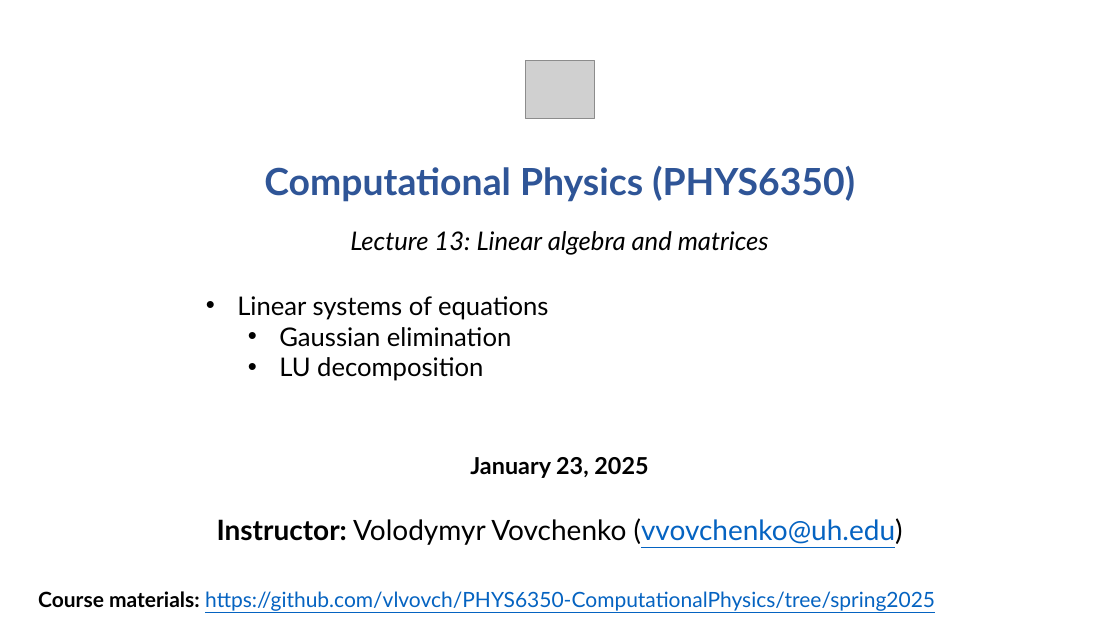
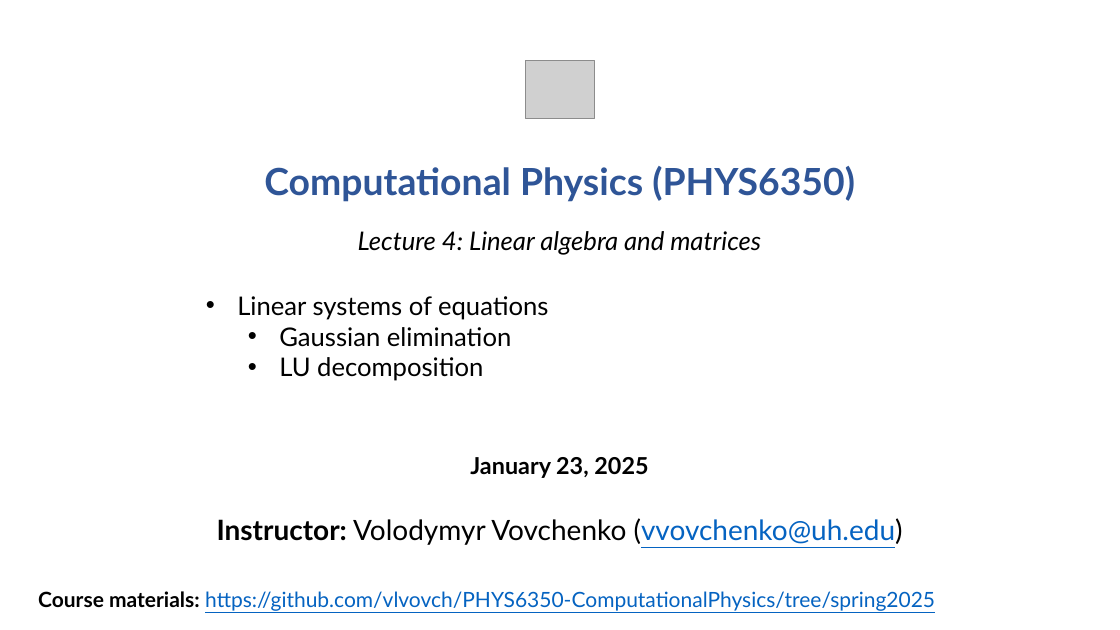
Before and after one commit to vlvovch/PHYS6350-ComputationalPhysics, a slide deck: slide 1 of slides/Lecture4-01-23-25-LinearAlgebra.pptx. Drawn at 1120x630 pixels with LibreOffice and Linux fonts; fonts in the diff are those of the drawing; grey boxes stand for pictures. Boxes give left, top, right and bottom in pixels: in the first picture for what was removed or moved away, otherwise in the second. Text is boxed around its words. In the diff, an @@ line names an element or a change of style, - is before the commit and + after.

Commit message:
Added lectures on interpolation and linear algebra

```diff
--- a/slides/Lecture4-01-23-25-LinearAlgebra.pptx
+++ b/slides/Lecture4-01-23-25-LinearAlgebra.pptx
@@ text at <box>358,231,761,255</box>: text changed @@
-Lecture 13: Linear algebra and matrices
+Lecture 4: Linear algebra and matrices
```
Also in this commit, not shown: 3 other files.
